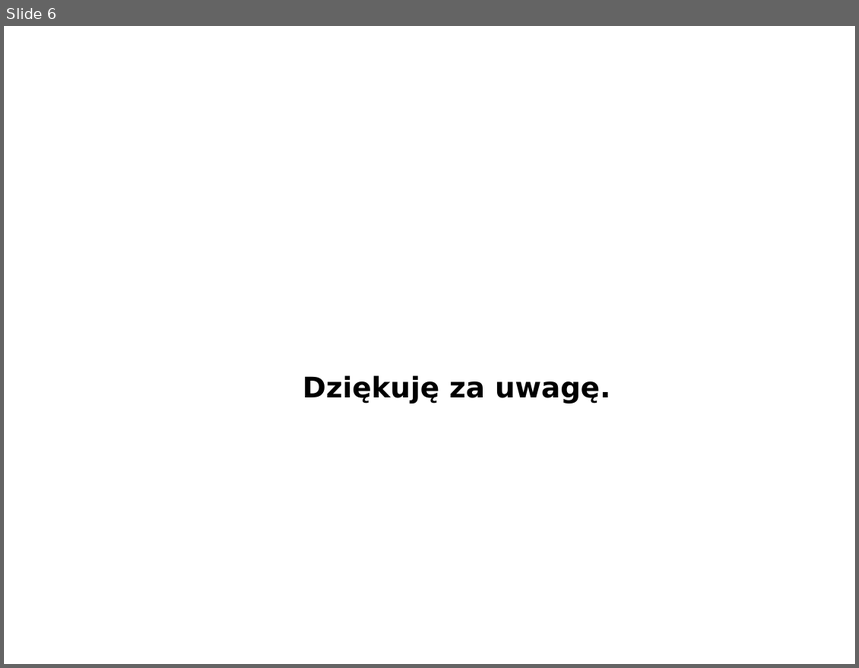
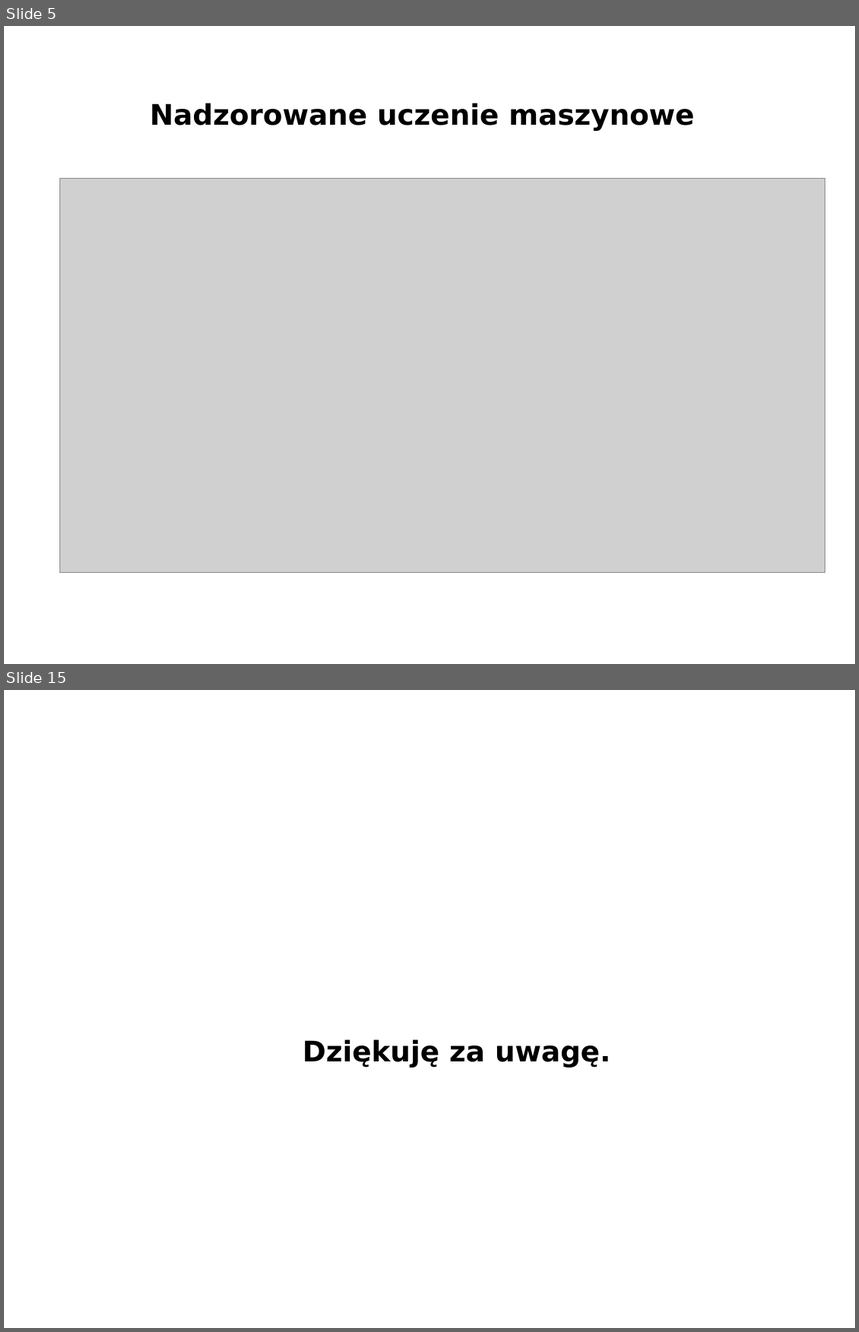
Before and after one commit to michalcichon/praca-magisterska, a slide deck: presentation/prezentacja-obrona.ppt. Shown one above the other, each under a label of ours: slide 6 before the commit, slides 5 and 15 after it; the slides between them are not shown. The pictures are 859x668 and 859x1332 pixels, drawn with LibreOffice and Linux fonts; fonts in the diff are those of the drawing; grey boxes stand for pictures; background and template pictures are left out. Boxes give left, top, right and bottom in pixels: in the first picture for what was removed or moved away, otherwise in the second. Text is boxed around its words. In the diff, an @@ line names an element or a change of style, - is before the commit and + after.

```diff
--- a/presentation/prezentacja-obrona.ppt
+++ b/presentation/prezentacja-obrona.ppt
@@ slide 5 added at <box>4,26,855,664</box>, background picture (left out) @@
@@ title added at <box>150,103,694,131</box>, 24 pt, text #000000, bold @@
+Nadzorowane uczenie maszynowe
@@ picture added at <box>59,178,825,573</box> @@
@@ what was slide 6 is now slide 15 @@
```
Also in this commit, not shown: 4 slides changed, 9 other slides added, 1 slide removed.
